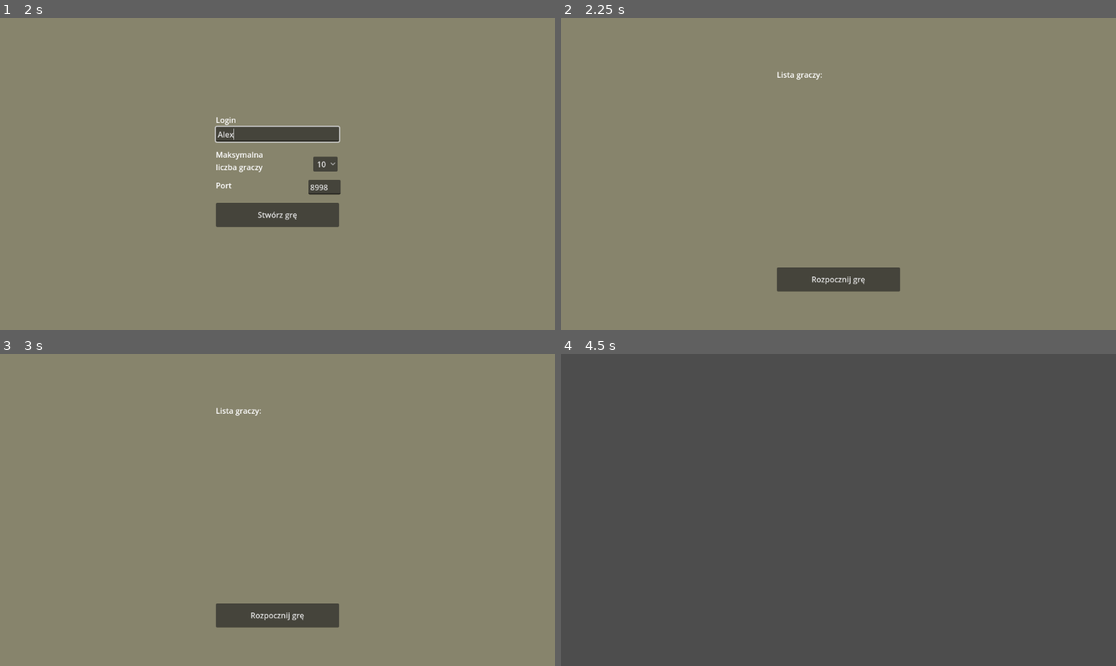
Above: before the commit, frames 1-4 (two rows, left to right).
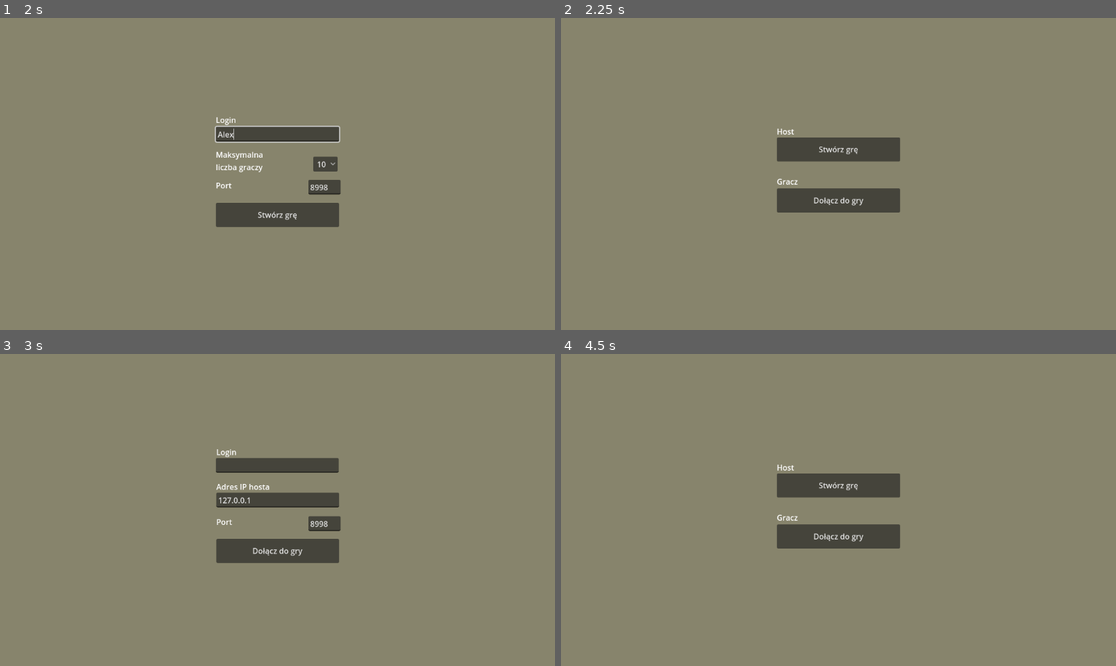
Above: after the commit, the same moments.

Repository: igorzasty2/wzimongus
Game: Godot game, scene res://scenes/ui/play_menu/play_menu.tscn
The game is run twice, just before and just after one commit, with the same random seed, the same clock (stepped at 60 frames per second) and the same inputs.
Inputs (mouse positions are in pixels of both pictures, inside the frame that each line leads up to):
- Up to frame 1 (2 s): click "Stwórz grę" at 0.5 s; click (277, 133) at 1.27 s; type "Alex" at 1.35 s
- Up to frame 2 (2.25 s): click "Stwórz grę" at 2 s
- Up to frame 3 (3 s): click (277, 534) at 2.75 s, where only the run after the commit has a clickable "Dołącz do gry"
- Up to frame 4 (4.5 s): click (838, 550) at 3.5 s, where only the run after the commit has a clickable "Dołącz do gry"; click (838, 616) at 4.25 s, where only the run before the commit has a clickable "Rozpocznij grę"

Frame 1 is identical in both runs. In frame 2, 5.3% of the frame differs, in the area x 38-62%, y 17-88%; in frame 3, 6.0%; in frame 4, 97%, in the area x 0-100%, y 0-100%.

Commit message:
Add primitive error handling in multi mng - fix #4

Diff:
--- a/globals/multiplayer_manager/multiplayer_manager.gd
+++ b/globals/multiplayer_manager/multiplayer_manager.gd
@@ -30,14 +30,18 @@
 # Funkcja pozwalająca na stworzenie nowego serwera.
 func create_game(port):
 	var peer = ENetMultiplayerPeer.new()
-	var error = peer.create_server(port)
-	if error:
-		return error
-	multiplayer.multiplayer_peer = peer
+	var status = peer.create_server(port)
 
-	# Dodaje obecnego gracza do listy połączonych graczy.
-	# W tym momencie nie ma żadnych połączonych graczy, więc nie potrzeba wysyłać go do połączonych klientów.
-	_add_new_player(1, player_info)
+	if status != OK:
+		_handle_error()
+	else:
+		multiplayer.multiplayer_peer = peer
+
+		# Dodaje obecnego gracza do listy połączonych graczy.
+		# W tym momencie nie ma żadnych połączonych graczy, więc nie potrzeba wysyłać go do połączonych klientów.
+		_add_new_player(1, player_info)
+
+		_enter_lobby()
 
 
 # Funkcja pozwalająca na zmianę maksymalnej liczby graczy.
@@ -48,10 +52,12 @@
 # Funkcja pozwalaja na dołączenie do istniejącej gry.
 func join_game(address, port):
 	var peer = ENetMultiplayerPeer.new()
-	var error = peer.create_client(address, port)
-	if error:
-		return error
-	multiplayer.multiplayer_peer = peer
+	var status = peer.create_client(address, port)
+
+	if status != OK:
+		_handle_error()
+	else:
+		multiplayer.multiplayer_peer = peer
 
 
 # Funkcja pozwalająca na zmianę nazwy gracza.
@@ -88,7 +94,17 @@
 	multiplayer.multiplayer_peer = null
 	players.clear()
 
+	_handle_error()
+
+
+# TODO: Zaimplementować obsługę błędów.
+func _handle_error():
 	get_tree().change_scene_to_file("res://scenes/ui/play_menu/play_menu.tscn")
+
+
+# Przechodzi do sceny menu lobby.
+func _enter_lobby():
+	get_tree().change_scene_to_file("res://scenes/ui/lobby_menu/lobby_menu.tscn")
 
 
 # Funkcja wywoływanana na serwerze po otrzymaniu informacji o graczu.
@@ -115,7 +131,7 @@
 # Funkcja wywoływana u klienta po zarejestrowaniu go na serwerze.
 @rpc("reliable")
 func _on_register_player():
-	get_tree().change_scene_to_file("res://scenes/ui/lobby_menu/lobby_menu.tscn")
+	_enter_lobby()
 
 
 # Funkcja pozwalająca na dodanie nowego gracza do listy połączonych graczy.
--- a/scenes/ui/host_menu/host_menu.gd
+++ b/scenes/ui/host_menu/host_menu.gd
@@ -15,5 +15,3 @@
 
 	# Tworzy grę o określonym porcie i maksymalnej liczbie połączeń w MultiplayerManager.
 	MultiplayerManager.create_game($PortInput.text.to_int())
-
-	get_tree().change_scene_to_file("res://scenes/ui/lobby_menu/lobby_menu.tscn")
